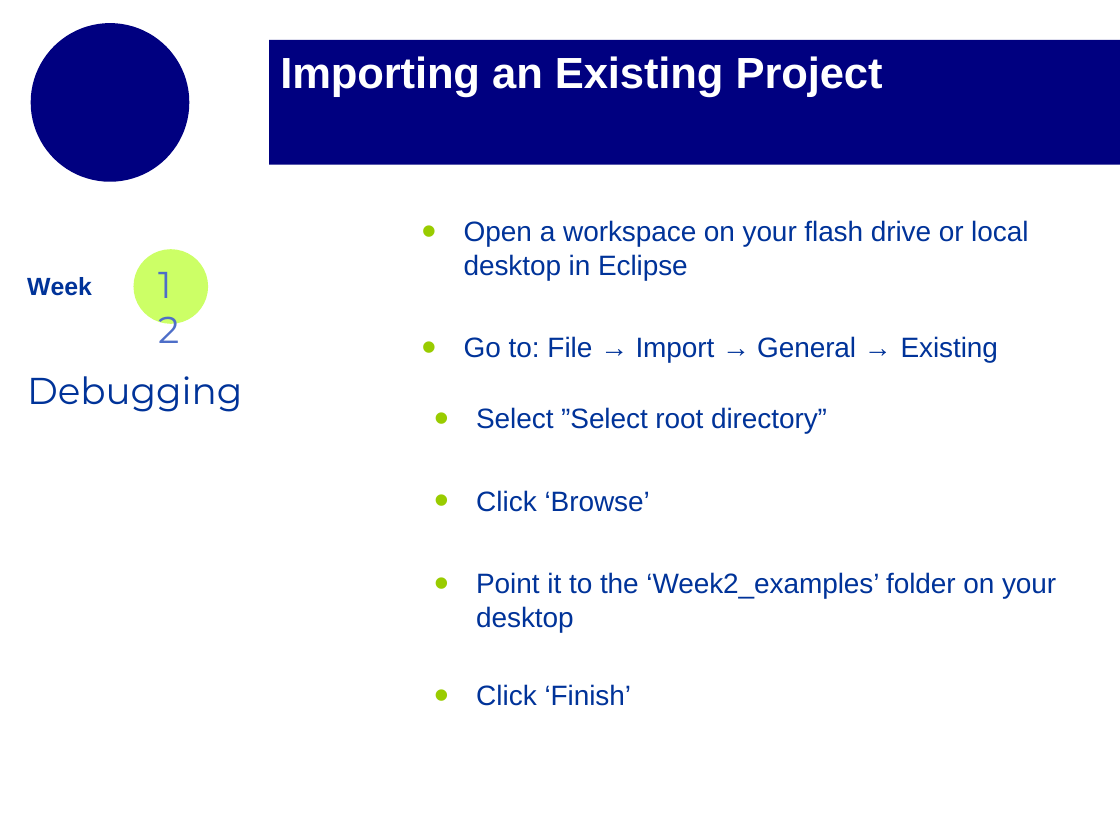
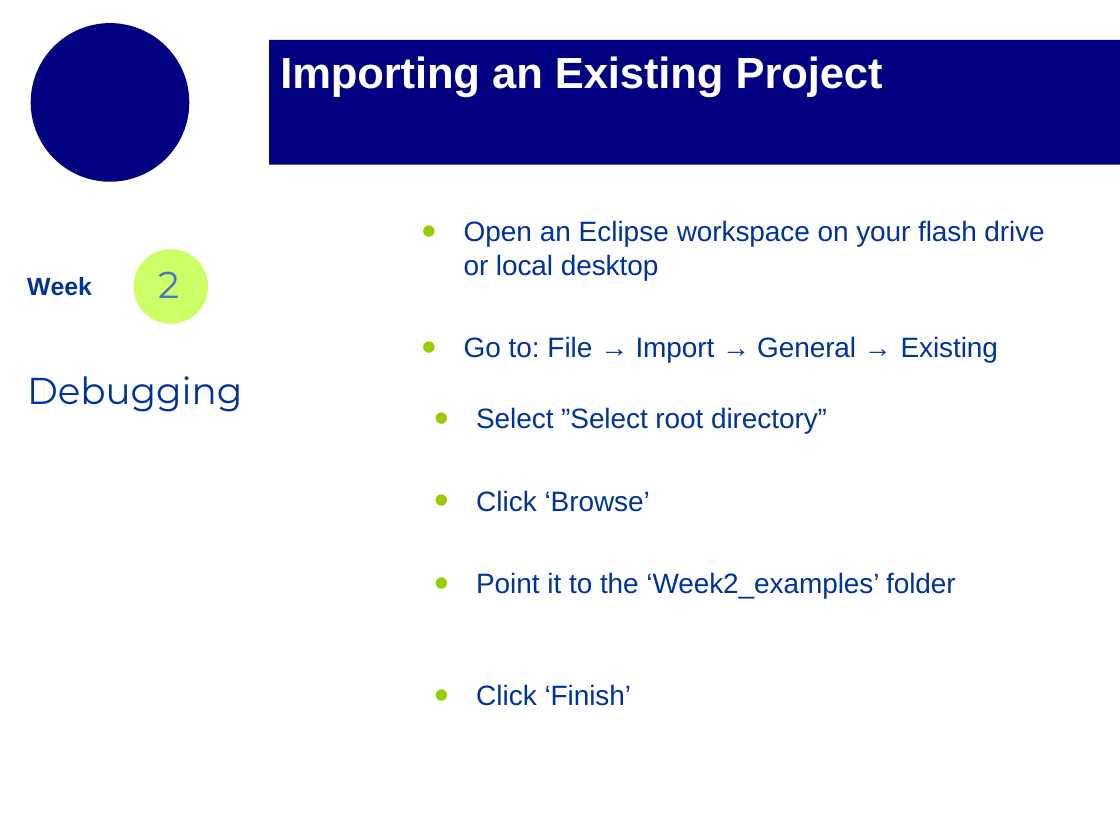
Before and after one commit to mikejohnson51/geog178_2019, a slide deck: slide 12 of section_slides/week2_section_slides_2.pptx. Drawn at 1120x840 pixels with LibreOffice and Linux fonts; fonts in the diff are those of the drawing; background and template pictures are left out. Boxes give left, top, right and bottom in pixels: in the first picture for what was removed or moved away, otherwise in the second. Text is boxed around its words. In the diff, an @@ line names an element or a change of style, - is before the commit and + after.

Commit message:
final update for week 2

```diff
--- a/section_slides/week2_section_slides_2.pptx
+++ b/section_slides/week2_section_slides_2.pptx
@@ text at bbox=[464, 220, 1044, 280]: text changed @@
-• Open a workspace on your flash drive or local desktop in Eclipse
+• Open an Eclipse workspace on your flash drive or local desktop
@@ text at bbox=[158, 271, 179, 298]: text changed @@
-12
+2
@@ text at bbox=[476, 572, 956, 599]: text changed @@
-• Point it to the ‘Week2_examples’ folder on your desktop
+• Point it to the ‘Week2_examples’ folder
```
Also in this commit, not shown: 26 other slides changed, 1 slide added, 3 other files.
